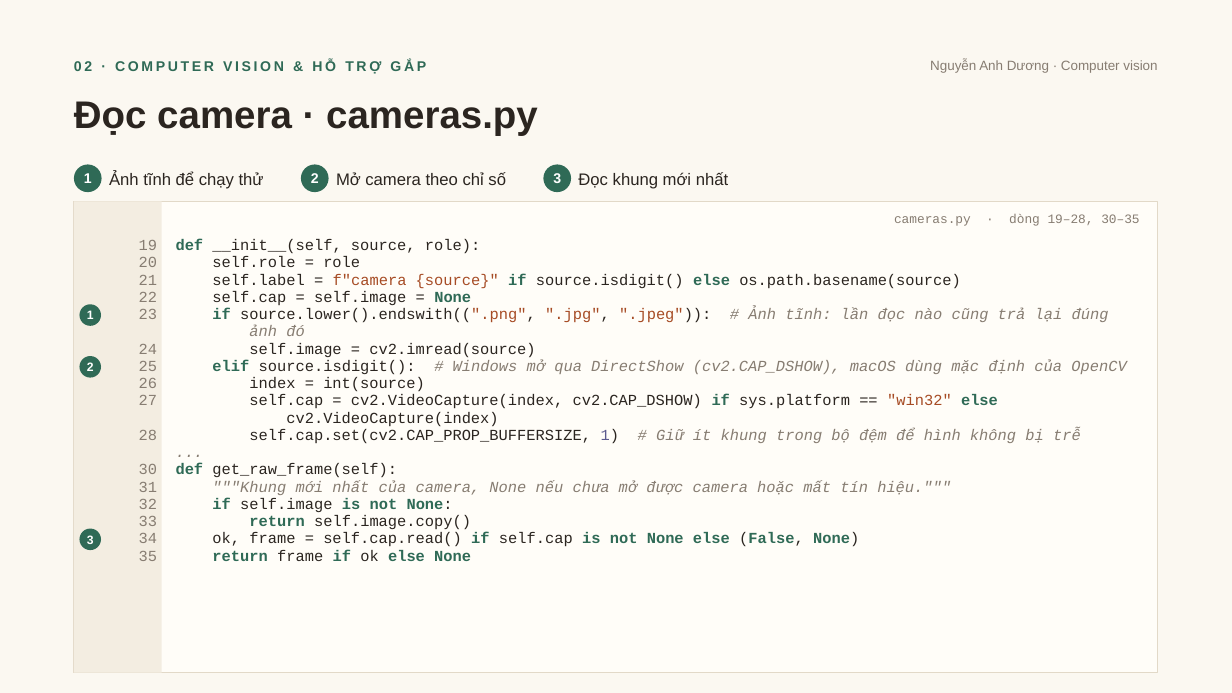
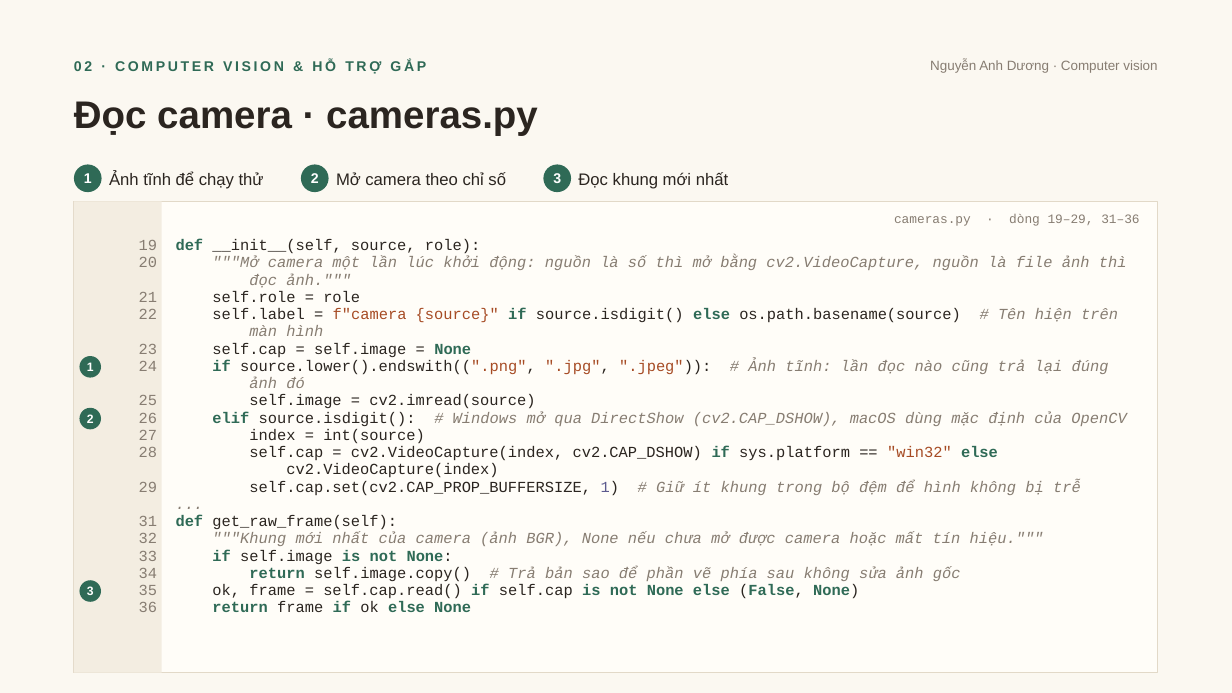
Before and after one commit to DuongNAD/Project_IoT, a slide deck: slide 4 of slides/Phan2_LuongDuLieu_Code.pptx. Drawn at 1232x693 pixels with LibreOffice and Linux fonts; fonts in the diff are those of the drawing. Boxes give left, top, right and bottom in pixels: in the first picture for what was removed or moved away, otherwise in the second. Text is boxed around its words. In the diff, an @@ line names an element or a change of style, - is before the commit and + after.

```diff
--- a/slides/Phan2_LuongDuLieu_Code.pptx
+++ b/slides/Phan2_LuongDuLieu_Code.pptx
@@ text at bbox=[894, 214, 1139, 226]: text changed @@
-cameras.py · dòng 19–28, 30–35
+cameras.py · dòng 19–29, 31–36
@@ text at bbox=[212, 256, 1127, 288]: paragraphs added @@
+"""Mở camera một lần lúc khởi động: nguồn là số thì mở bằng cv2.VideoCapture, nguồn là file ảnh thì
+đọc ảnh."""
@@ text at bbox=[212, 308, 1118, 336]: text changed @@
-self.label = f"camera {source}" if source.isdigit() else os.path.basename(source)
+self.label = f"camera {source}" if source.isdigit() else os.path.basename(source) # Tên hiện trên
+màn hình
@@ text at bbox=[139, 482, 157, 492]: text changed @@
-30
+29
@@ text at bbox=[212, 532, 1044, 546]: text changed @@
-"""Khung mới nhất của camera, None nếu chưa mở được camera hoặc mất tín hiệu."""
+"""Khung mới nhất của camera (ảnh BGR), None nếu chưa mở được camera hoặc mất tín hiệu."""
@@ text at bbox=[249, 566, 961, 582]: text changed; text colour #2B2520 to #877D72; italic on @@
-return self.image.copy()
+return self.image.copy() # Trả bản sao để phần vẽ phía sau không sửa ảnh gốc
@@ 3 ellipses: place and size @@
-3 ellipses at bbox=[79, 304, 101, 550]
+3 ellipses at bbox=[79, 356, 101, 602]
@@ text at bbox=[139, 602, 157, 612]: paragraph added @@
+36
```
Also in this commit, not shown: 5 other slides changed, 19 other files.
